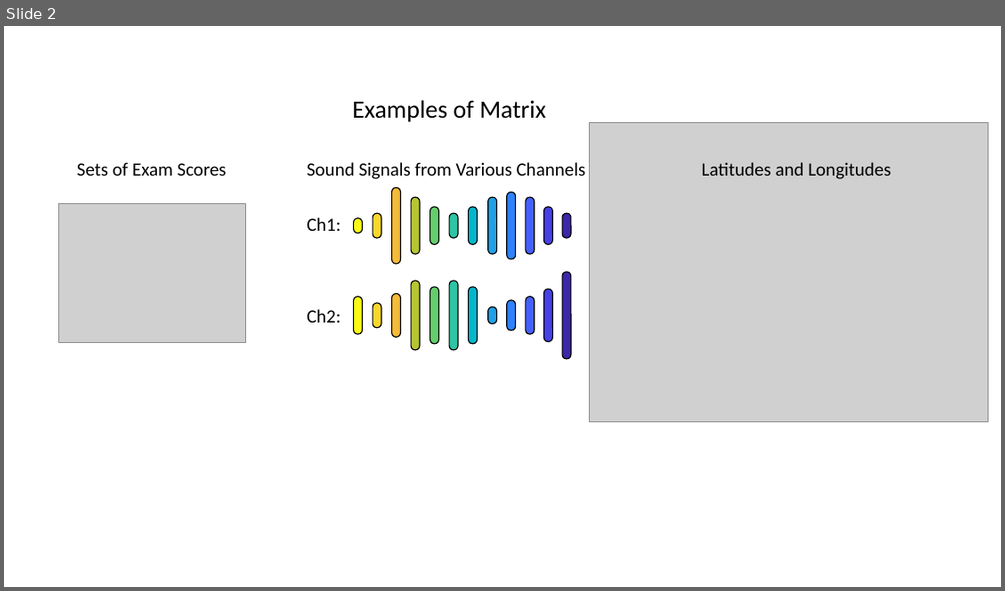
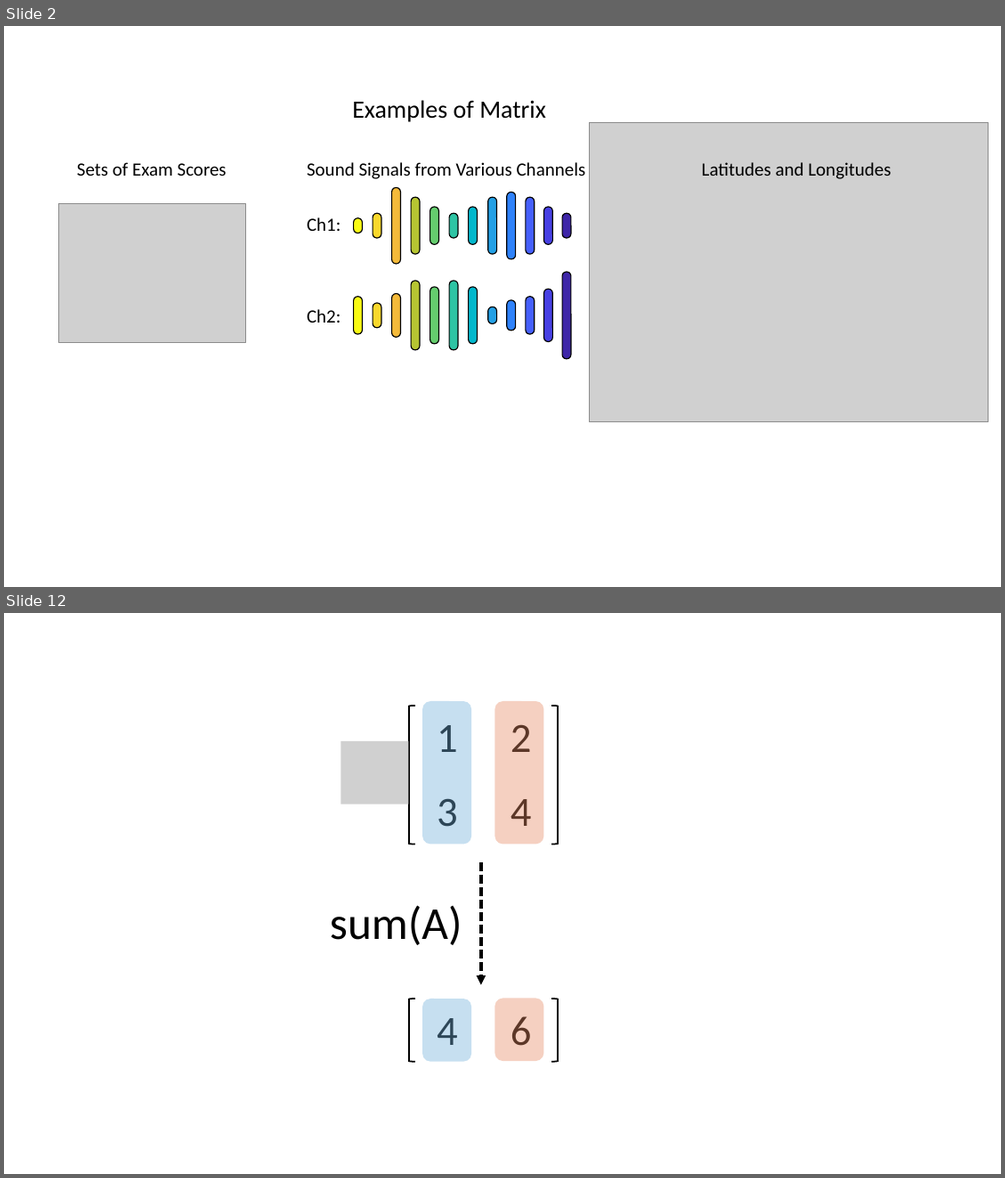
Before and after one commit to answeredbyablemind/answeredbyablemind.github.io, a slide deck: Wikidocs/pics_for_matrix.pptx. Shown one above the other, each under a label of ours: slide 2 before the commit, slides 2 and 12 after it; the slides between them are not shown. The pictures are 1005x591 and 1005x1178 pixels, drawn with LibreOffice and Linux fonts; fonts in the diff are those of the drawing; grey boxes stand for pictures. Boxes give left, top, right and bottom in pixels: in the first picture for what was removed or moved away, otherwise in the second. Text is boxed around its words. In the diff, an @@ line names an element or a change of style, - is before the commit and + after.

```diff
--- a/Wikidocs/pics_for_matrix.pptx
+++ b/Wikidocs/pics_for_matrix.pptx
@@ slide 12 added at [4,613,1001,1174], background #FFFFFF @@
@@ right bracket added at [409,706,415,844], outline #000000 1.5 pt @@
@@ table added at [411,701,558,849], 2 rows, 2 columns @@
+1 | 2
+3 | 4
@@ rounded rectangle added at [423,701,472,844], fill #71B0DB at 40% opacity @@
@@ rounded rectangle added at [494,701,544,844], fill #E68B64 at 40% opacity @@
@@ right bracket added at [551,706,558,844], outline #000000 1.5 pt @@
@@ picture added at [341,741,409,803] @@
@@ arrow added from (481, 862) to (481, 985), #000000 3 pt dashed @@
@@ text added at [330,905,462,945], 44 pt, text #000000 @@
+sum(A)
@@ right bracket added at [409,999,415,1062], outline #000000 1.5 pt @@
@@ table added at [411,995,558,1068], 1 rows, 2 columns @@
+4 | 6
@@ rounded rectangle added at [423,999,472,1062], fill #71B0DB at 40% opacity @@
@@ rounded rectangle added at [494,998,544,1061], fill #E68B64 at 40% opacity @@
@@ right bracket added at [551,999,558,1062], outline #000000 1.5 pt @@
```
Also in this commit, not shown: 2 slides changed, 8 other slides added, 1 other file.
